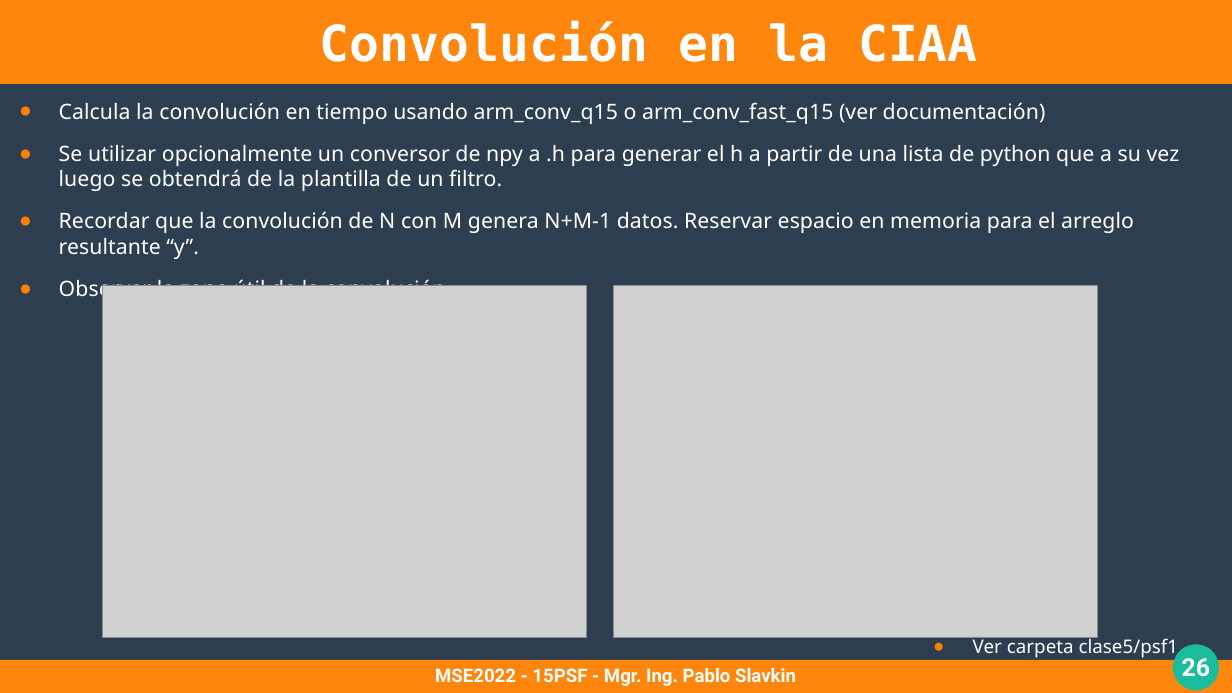
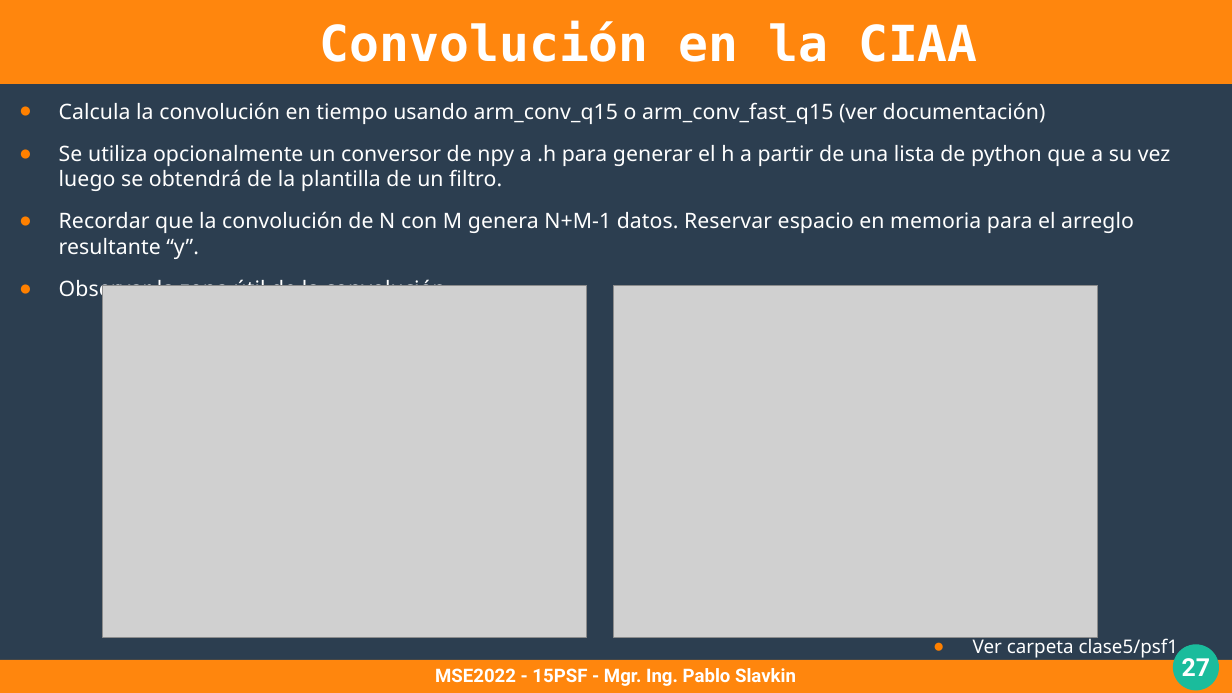
Before and after one commit to pslavkin/psf_2022, a slide deck: slide 27 of clases/5_clase/5_clase.odp (slide 26 before the commit). Drawn at 1232x693 pixels with LibreOffice and Linux fonts; fonts in the diff are those of the drawing; grey boxes stand for pictures. Boxes give left, top, right and bottom in pixels: in the first picture for what was removed or moved away, otherwise in the second. Text is boxed around its words. In the diff, an @@ line names an element or a change of style, - is before the commit and + after.

```diff
--- a/clases/5_clase/5_clase.odp
+++ b/clases/5_clase/5_clase.odp
@@ text at (59, 145, 1171, 191): text changed @@
-● Se utilizar opcionalmente un conversor de npy a .h para generar el h a partir de una lista de python que a su vez luego se obtendrá de la plantilla de un filtro.
+● Se utiliza opcionalmente un conversor de npy a .h para generar el h a partir de una lista de python que a su vez luego se obtendrá de la plantilla de un filtro.
@@ page number at (1182, 658, 1210, 676): text changed @@
-26
+27
```
Also in this commit, not shown: 8 other slides changed, 2 slides added, 1 slide removed, 15 other files.
